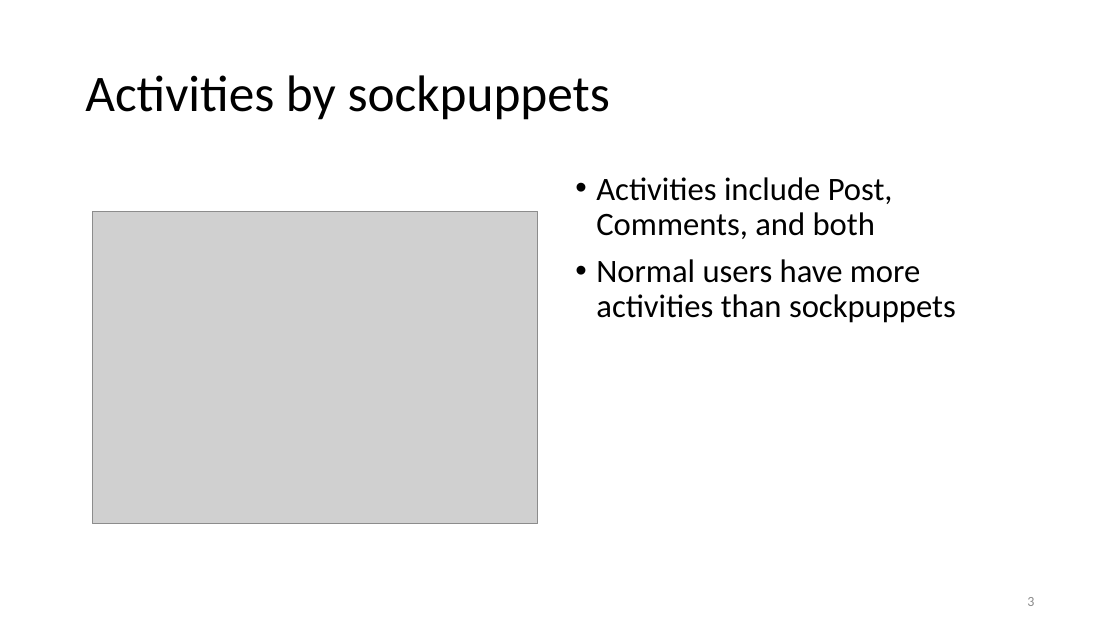
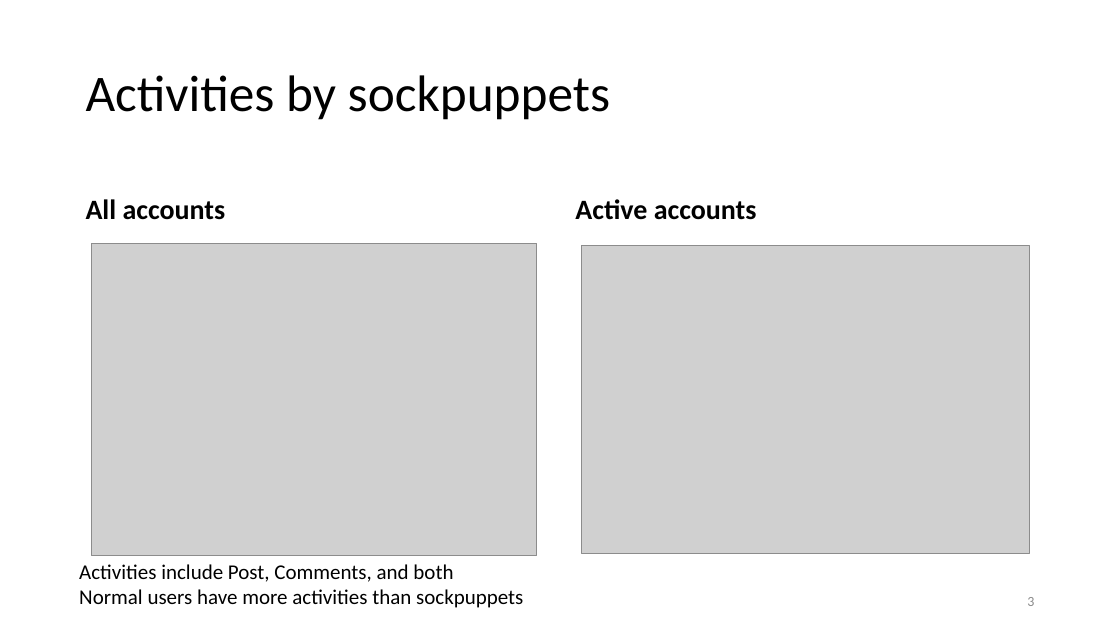
Before and after one commit to ruiliu310/dartpost-research, a slide deck: slide 3 of docs/dartpost.pptx. Drawn at 1120x630 pixels with LibreOffice and Linux fonts; fonts in the diff are those of the drawing; grey boxes stand for pictures. Boxes give left, top, right and bottom in pixels: in the first picture for what was removed or moved away, otherwise in the second. Text is boxed around its words. In the diff, an @@ line names an element or a change of style, - is before the commit and + after.

```diff
--- a/docs/dartpost.pptx
+++ b/docs/dartpost.pptx
@@ text added at <box>86,199,226,220</box>, 24 pt, text #000000, bold @@
+All accounts
@@ text added at <box>575,199,757,220</box>, 24 pt, text #000000, bold @@
+Active accounts
@@ picture: place and size @@
-picture at <box>92,211,539,523</box>
+picture at <box>92,243,538,555</box>
@@ picture added at <box>581,245,1029,554</box> @@
@@ text "Activities include Post, Comments, and ...": place and size @@
-text "Activities include Post, Comments, and ..." at <box>596,177,956,323</box>
+text "Activities include Post, Comments, and ..." at <box>79,564,523,608</box>
@@ text "Activities include Post, Comments, and ..." at <box>79,564,523,608</box>: size 28 to 18 pt; bullet • to none; line spacing 0.9 to 1; less space between paragraphs @@
```
Also in this commit, not shown: 3 other slides changed, 7 slides added, 4 slides removed, 1 other file.
